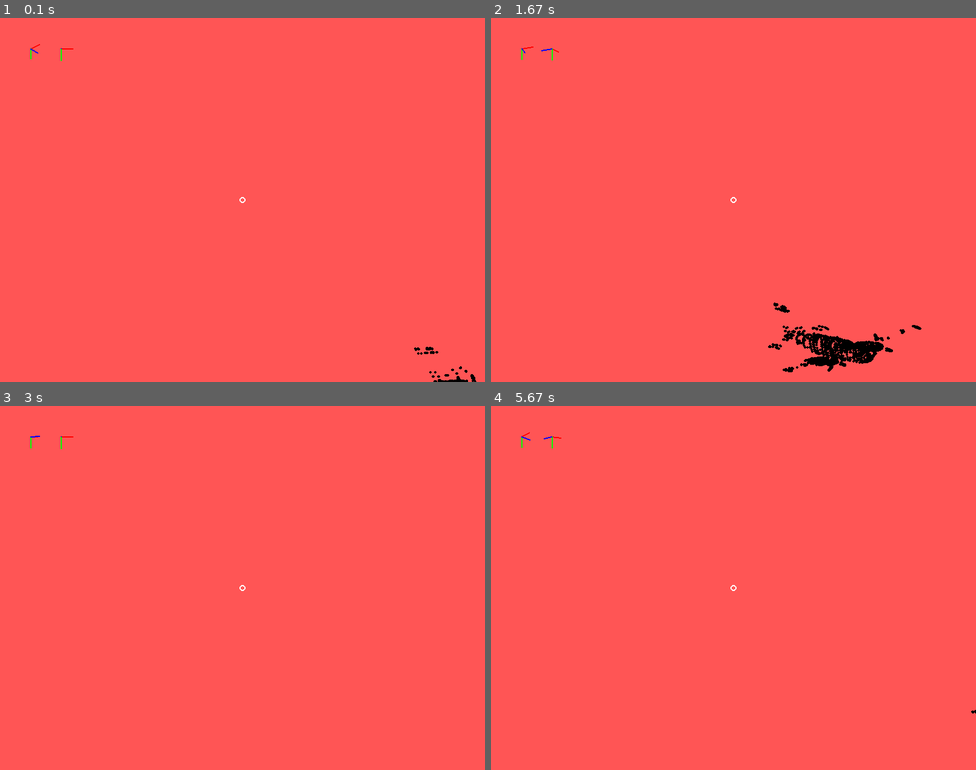
Above: before the commit, frames 1-4 (two rows, left to right).
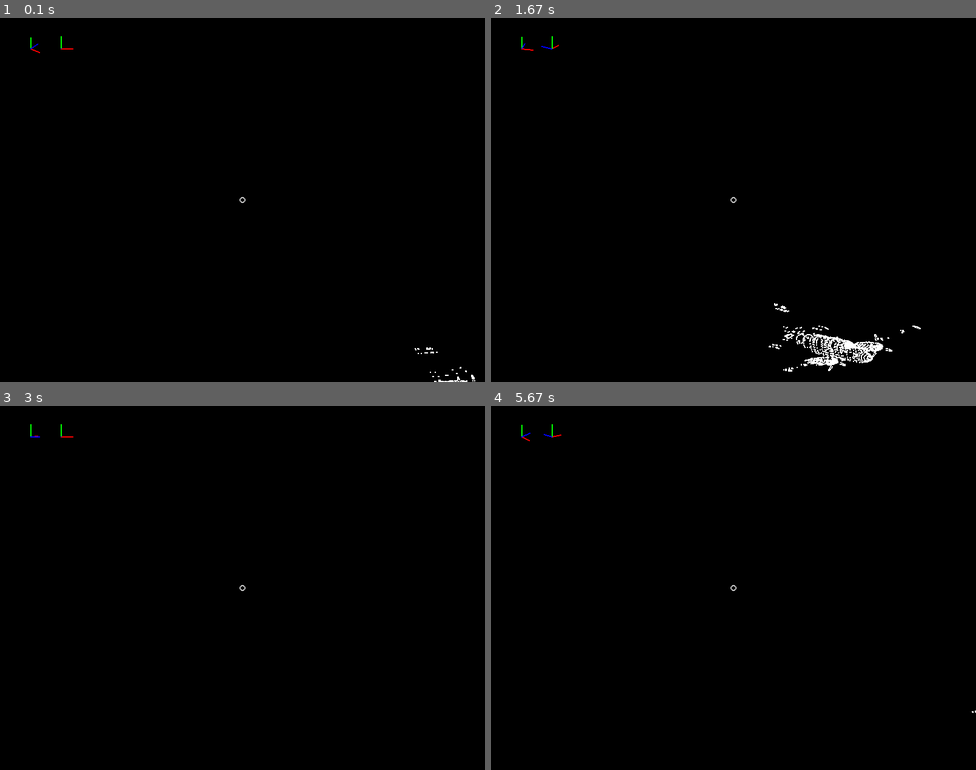
Above: after the commit, the same moments.

Repository: vitor-n/pygame-3D-graphics
Game: pygame game, started from main.py
Same seed, same stepped clock (60 frames per second), same inputs: the game is played once before the commit and once after it.
Inputs (mouse positions are in pixels of both pictures, inside the frame that each line leads up to):
- Up to frame 1 (0.1 s): no input
- Up to frame 2 (1.67 s): hold Right 0.33-0.8 s; move the mouse to (714, 214) at 0.37 s; hold Up 0.83-1.13 s; move the mouse to (888, 189) at 0.87 s; hold Right 1.17-1.63 s; move the mouse to (733, 221) at 1.2 s
- Up to frame 3 (3 s): hold Left 1.67-2.2 s; move the mouse to (126, 591) at 1.7 s; hold Down 2.23-2.53 s; move the mouse to (291, 668) at 2.27 s; hold Left 2.57-2.97 s; move the mouse to (92, 675) at 2.6 s
- Up to frame 4 (5.67 s): hold Up 3-3.37 s; move the mouse to (806, 460) at 3.03 s; hold Right 3.4-4.03 s; move the mouse to (912, 715) at 3.43 s; hold Down 4.07-4.43 s; move the mouse to (791, 620) at 4.1 s; hold Left 4.47-4.93 s; move the mouse to (743, 464) at 4.5 s; hold Right 4.97-5.43 s; move the mouse to (617, 515) at 5 s; hold Up from 5.47 s (still down); move the mouse to (558, 577) at 5.5 s

The runs differ from the first frame. In frame 1, 100% of the frame differs, in the area x 0-100%, y 0-100%; in frame 2, 100%; in frame 3, 100%; in frame 4, 100%.

Commit message:
fix axis orientation, fix camera crazy rotation, change colors

Diff:
--- a/axes_indicator.py
+++ b/axes_indicator.py
@@ -12,7 +12,7 @@
         self.angle_x, self.angle_y, self.angle_z = new_angles
 
     def draw(self, screen: pygame.Surface):
-        projection_matrix = np.array(([1, 0, 0, 0], [0, 1, 0, 0]))
+        projection_matrix = np.array(([1, 0, 0, 0], [0, -1, 0, 0]))
         add_center_matrix = np.array(([self.center[0], self.center[1]],
                                       [self.center[0], self.center[1]],
                                       [self.center[0], self.center[1]],
--- a/input_handler.py
+++ b/input_handler.py
@@ -14,10 +14,11 @@
     Returns the angle_x and angle_y
     """
     mouse_x, mouse_y = pygame.mouse.get_pos()
-    mouse_vector = np.array((screen_width//2 - mouse_x, screen_height//2 - mouse_y)) / 10
-    angle_y -= radians(mouse_vector[0])
-    angle_x -= radians(mouse_vector[1])
-    pygame.mouse.set_pos((screen_width//2, screen_height//2))
+    if mouse_x != 0 and mouse_y != 0:
+        mouse_vector = np.array((screen_width//2 - mouse_x, screen_height//2 - mouse_y)) / 10
+        angle_y -= radians(mouse_vector[0])
+        angle_x -= radians(mouse_vector[1])
+        pygame.mouse.set_pos((screen_width//2, screen_height//2))
 
     return angle_x, angle_y
 
--- a/main.py
+++ b/main.py
@@ -55,7 +55,7 @@
     # Handling keyboard inputs
     keyboard_handler(camera, obj)
 
-    screen.fill("#ff5555")
+    screen.fill("black")
 
     obj.draw(screen, width, height, final_matrix)
 
@@ -65,7 +65,7 @@
     object_axes.update((obj.angle_x, obj.angle_y, obj.angle_z))
     object_axes.draw(screen)
 
-    pygame.draw.circle(screen, "white", (width//2, height//2), 5, 2)
+    pygame.draw.circle(screen, "grey", (width//2, height//2), 5, 2)
 
     pygame.display.update()
     clock.tick()
--- a/object_3d.py
+++ b/object_3d.py
@@ -34,7 +34,7 @@
         relative_vertices = self.vertices @ (view_matrix @ translation(*self.initial_pos)).transpose()
         for vertex in relative_vertices:
             if vertex[0,3] < 0:
-                pygame.draw.circle(screen, "black", (vertex[0,0] / vertex[0,3] + width//2, vertex[0,1]/vertex[0,3] + height//2), 2)
+                pygame.draw.circle(screen, "white", (vertex[0,0] / vertex[0,3] + width//2, vertex[0,1]/vertex[0,3] + height//2), 1)
 
     @property
     def angle_x(self):
